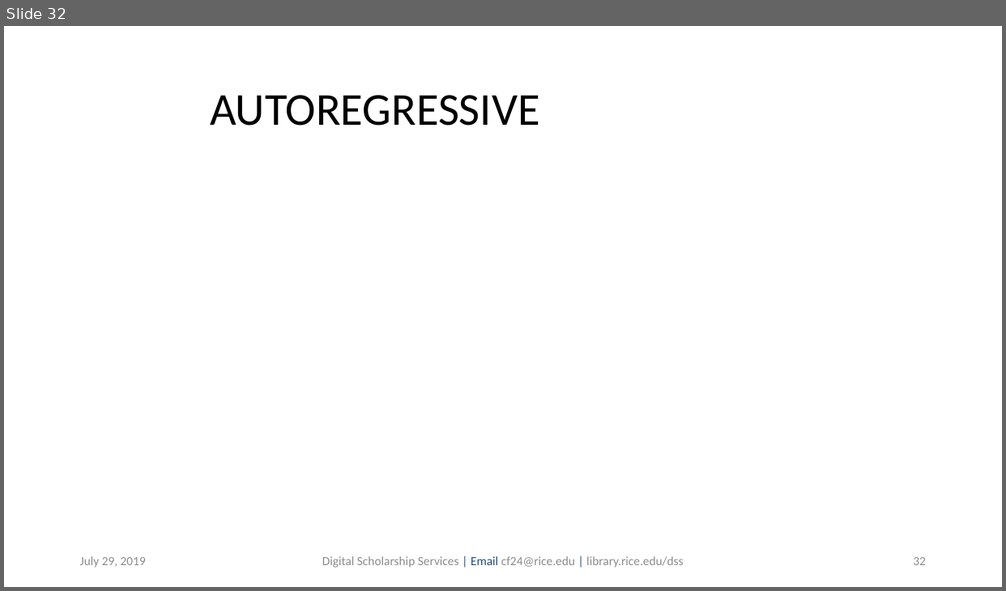
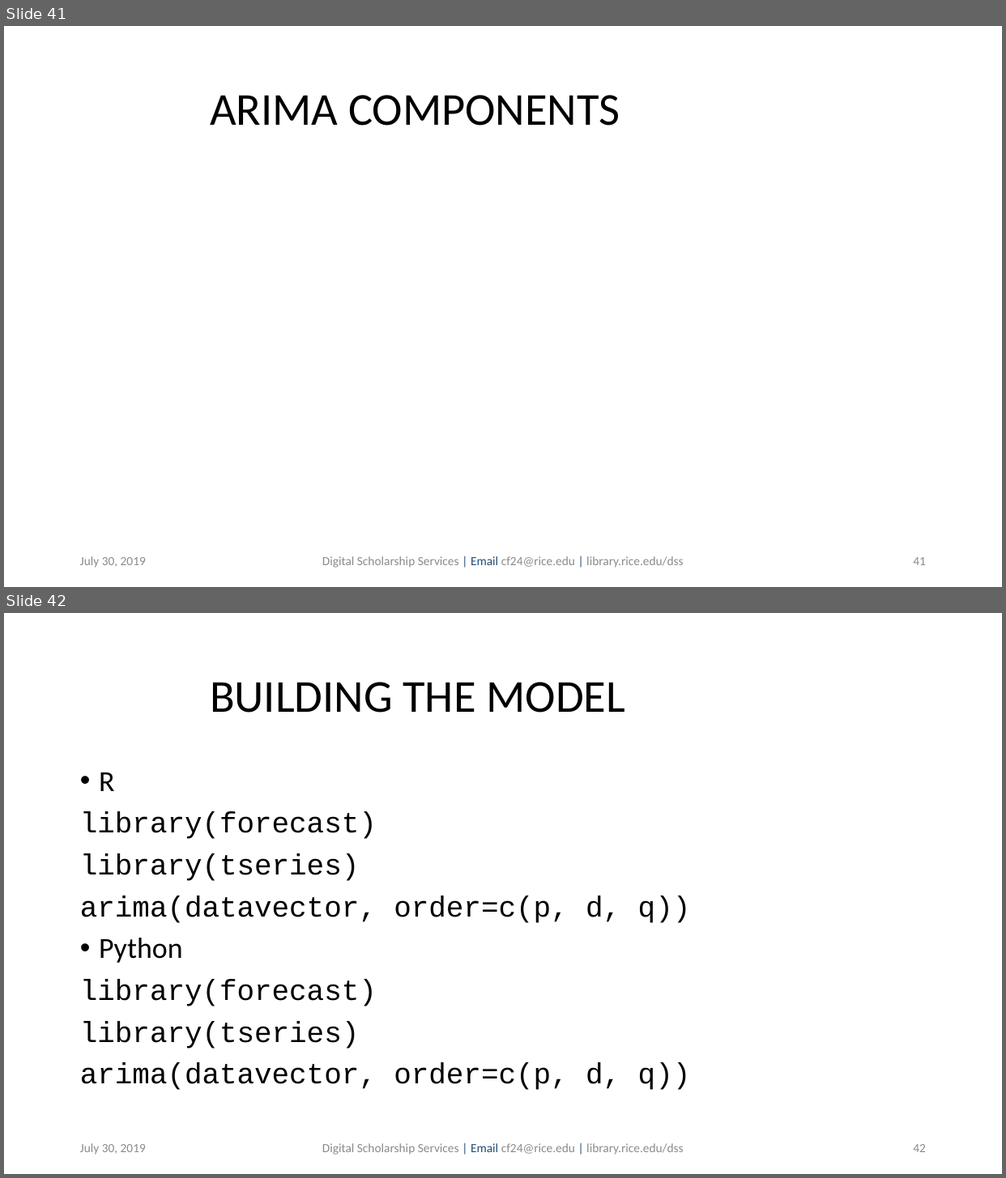
Before and after one commit to bakitybacon/rice-data-and-donuts, a slide deck: tsa/Introduction to Time Series Analysis.pptx. Shown one above the other, each under a label of ours: slide 32 before the commit, slides 41 and 42 after it. The pictures are 1006x591 and 1006x1178 pixels, drawn with LibreOffice and Linux fonts; fonts in the diff are those of the drawing; grey boxes stand for pictures; background and template pictures are left out. Boxes give left, top, right and bottom in pixels: in the first picture for what was removed or moved away, otherwise in the second. Text is boxed around its words. In the diff, an @@ line names an element or a change of style, - is before the commit and + after.

```diff
--- a/tsa/Introduction to Time Series Analysis.pptx
+++ b/tsa/Introduction to Time Series Analysis.pptx
@@ slide 42 added at (4, 613, 1002, 1174), background #FFFFFF @@
@@ title added at (210, 682, 625, 713), 44 pt, text #000000 @@
+BUILDING THE MODEL
@@ text added at (80, 773, 691, 1090), 28 pt, text #000000 @@
+• R
+library(forecast)
+library(tseries)
+arima(datavector, order=c(p, d, q))
+• Python
+library(forecast)
+library(tseries)
+arima(datavector, order=c(p, d, q))
@@ text added at (80, 1144, 146, 1155), 12 pt, text #8C8C8C @@
+July 30, 2019
@@ text added at (322, 1144, 683, 1155), 12 pt, text #8C8C8C @@
+Digital Scholarship Services | Email cf24@rice.edu | library.rice.edu/dss
@@ page number added at (913, 1144, 926, 1152), 12 pt, text #8C8C8C @@
+42
@@ what was slide 32 is now slide 41 @@
@@ slide 41 changed as well @@
@@ title at (210, 95, 620, 126): text changed @@
-AUTOREGRESSIVE
+ARIMA COMPONENTS
@@ text at (80, 557, 146, 568): text changed @@
-July 29, 2019
+July 30, 2019
@@ page number at (913, 557, 926, 565): text changed @@
-32
+41
```
Also in this commit, not shown: 39 other slides changed, 8 other slides added.
